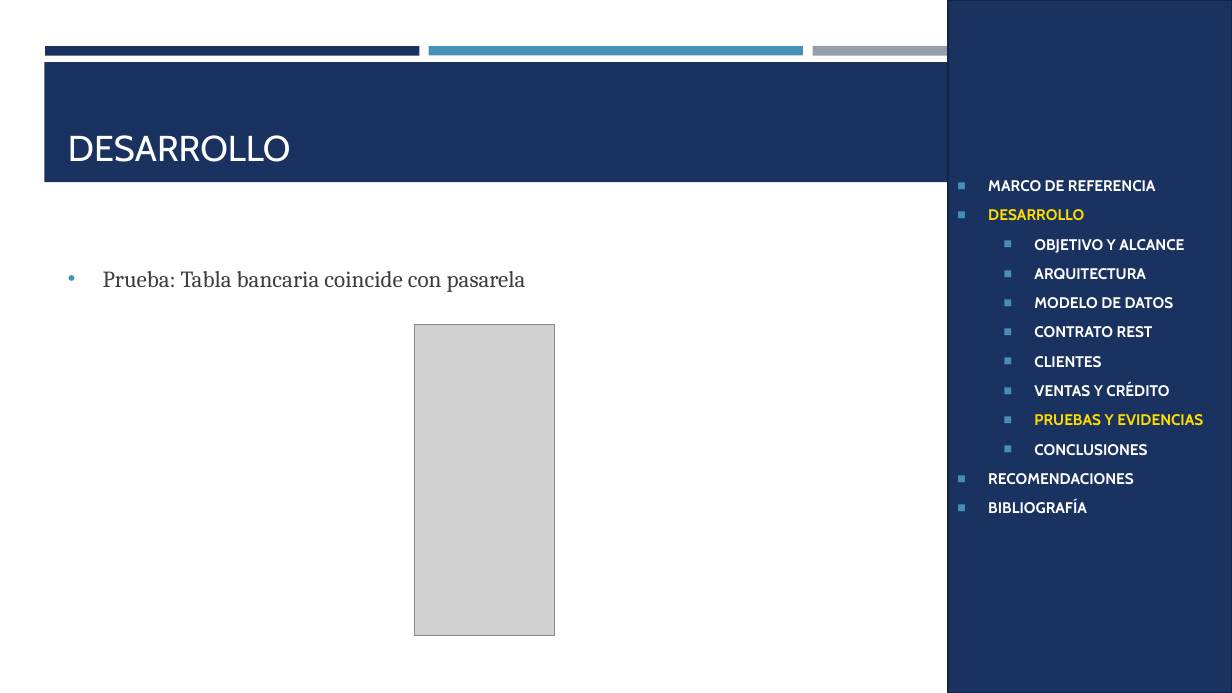
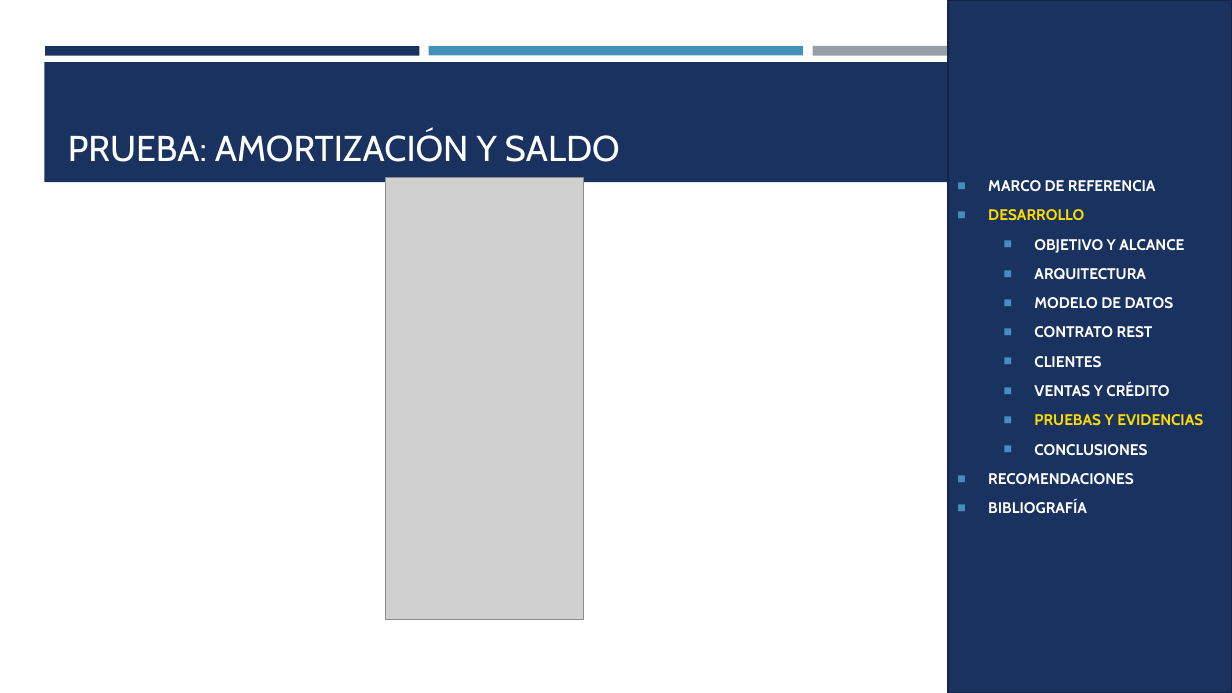
Before and after one commit to gamurigm/examen-arq-1, a slide deck: slide 37 of 05. DOCUMENTACION/02. PRESENTACION/PRESENTACION_CELULAR_BDDLOCAL_RESTFUL_DOTNET_GR09.pptx. Drawn at 1232x693 pixels with LibreOffice and Linux fonts; fonts in the diff are those of the drawing; grey boxes stand for pictures. Boxes give left, top, right and bottom in pixels: in the first picture for what was removed or moved away, otherwise in the second. Text is boxed around its words. In the diff, an @@ line names an element or a change of style, - is before the commit and + after.

```diff
--- a/05. DOCUMENTACION/02. PRESENTACION/PRESENTACION_CELULAR_BDDLOCAL_RESTFUL_DOTNET_GR09.pptx
+++ b/05. DOCUMENTACION/02. PRESENTACION/PRESENTACION_CELULAR_BDDLOCAL_RESTFUL_DOTNET_GR09.pptx
@@ title at (68, 131, 620, 162): text changed @@
-DESARROLLO
+PRUEBA: AMORTIZACIÓN Y SALDO
@@ picture: place and size @@
-picture at (415, 324, 555, 636)
+picture at (385, 177, 584, 619)
@@ text removed at (103, 271, 526, 292) @@
-• Prueba: Tabla bancaria coincide con pasarela
```
Also in this commit, not shown: 13 other slides changed, 2 slides added, 11 other files.
